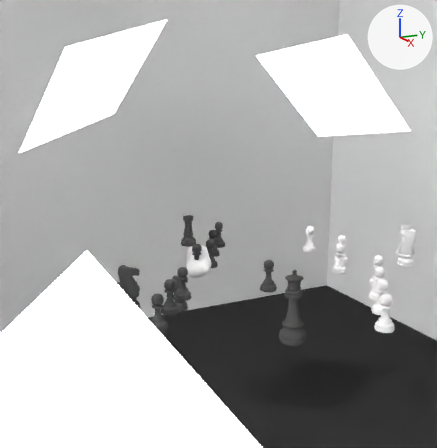
The Blender file 04-Shots/Shot10.blend, before and after one commit.
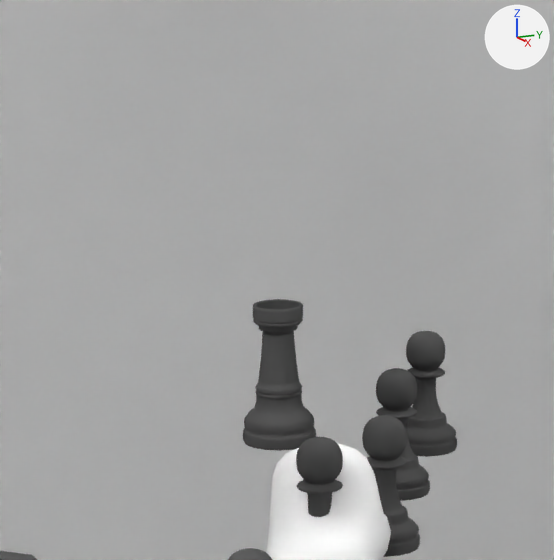
Old and new are each drawn from a 50 mm camera at (6.56, -2.92, 6.48) aimed at (-2.97, 1.73, 3.89) and again close up on the part from 30% to 56% of the width and 34% to 60% of the height. Every picture has the same lights, and +X, +Y and +Z are marked at upper right.

The first close-up shows 'BauerSchwarz.004', 'BauerSchwarz.005', 'BauerSchwarz.006', 'BauerSchwarz.007', 'Hoehle', 'TurmSchwarz.001', 'wolke'.
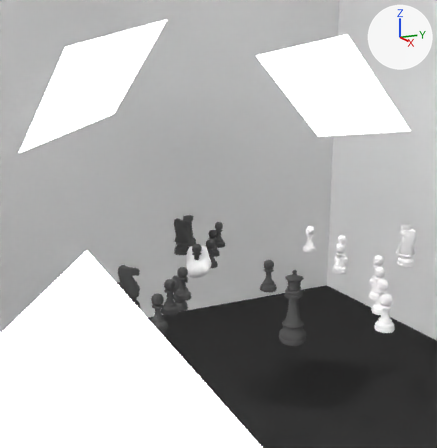
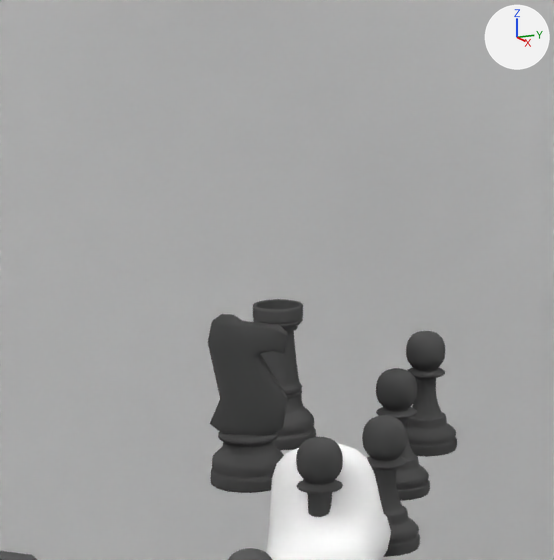
The change, as a diff of the scene's bpy script:
```diff
--- a/04-Shots/Shot10.blend.py
+++ b/04-Shots/Shot10.blend.py
@@ ob_pferdschwarz_002 @@
+ob_pferdschwarz_002 = bpy.data.objects.new('PferdSchwarz.002', None)
+ob_pferdschwarz_002.location = (0.837, 2.273, 3.36)
+ob_pferdschwarz_002.rotation_euler = (0.0, 0.0, 2.541)  # degrees (0, 0, 146)
+ob_pferdschwarz_002.scale = (0.2, 0.2, 0.2)
+ob_pferdschwarz_002.show_instancer_for_render = False
+ob_pferdschwarz_002.instance_type = 'COLLECTION'
+ob_pferdschwarz_002.instance_collection = col_pferdschwarz
```

Boxes (x1, y1, x2, y2) around the edits, measured in the close-ups (554 x 560 px):
'PferdSchwarz.002', added
    after: (208, 314, 288, 493)
